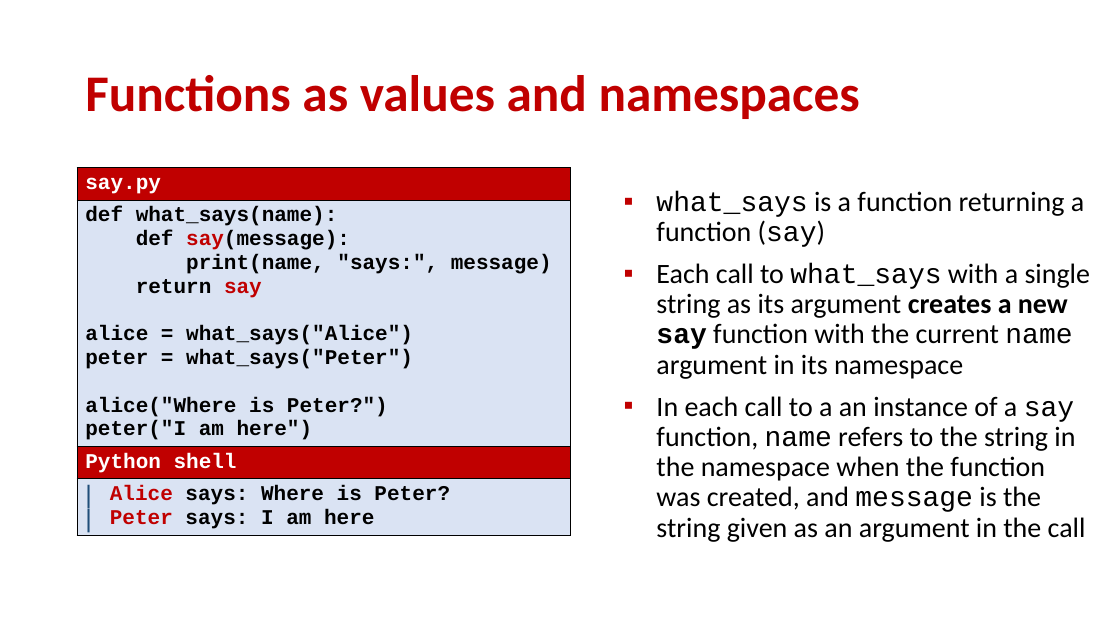
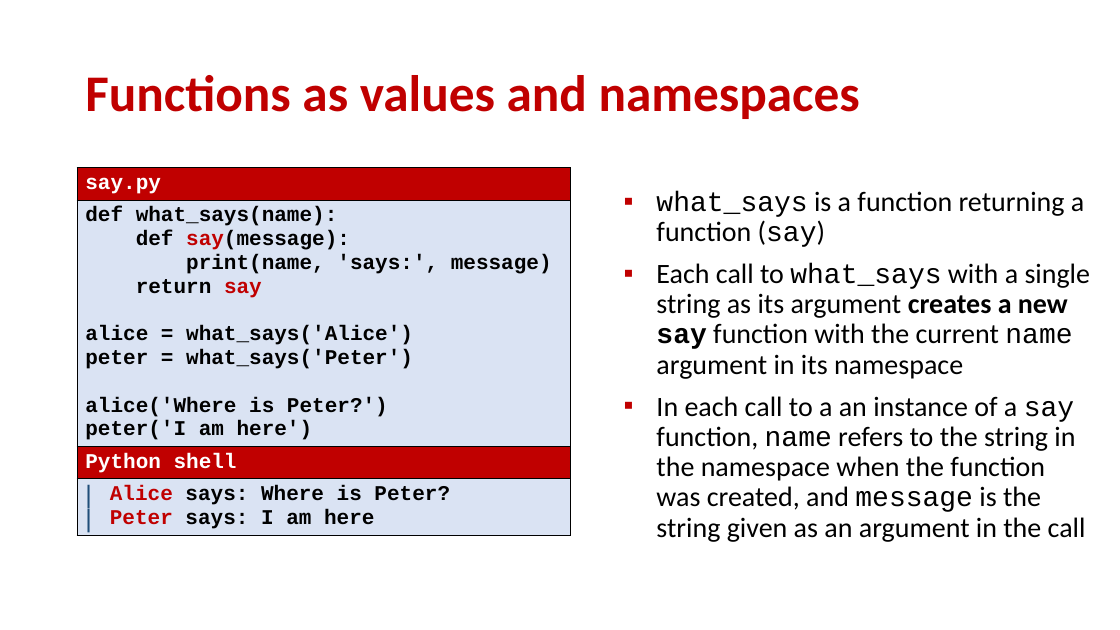
Before and after one commit to gsbrodal/gsbrodal.github.io, a slide deck: slide 6 of ipsa/slides/lambda.pptx. Drawn at 1120x630 pixels with LibreOffice and Linux fonts; fonts in the diff are those of the drawing. Boxes give left, top, right and bottom in pixels: in the first picture for what was removed or moved away, otherwise in the second. Text is boxed around its words. In the diff, an @@ line names an element or a change of style, - is before the commit and + after.

```diff
--- a/ipsa/slides/lambda.pptx
+++ b/ipsa/slides/lambda.pptx
@@ table at <box>77,168,571,555</box> @@
@@ row 2, column 1: "def what_says(name): / def say(message): / print(name, "says:", message) / return say / alice = what_says("Alice") / peter = what_says("Peter") / alice("Where is Peter?") / peter("I am here")" to "def what_says(name): / def say(message): / print(name, 'says:', message) / return say / alice = what_says('Alice') / peter = what_says('Peter') / alice('Where is Peter?') / peter('I am here')" @@
```
Also in this commit, not shown: 1 other slide changed, 6 other files.
